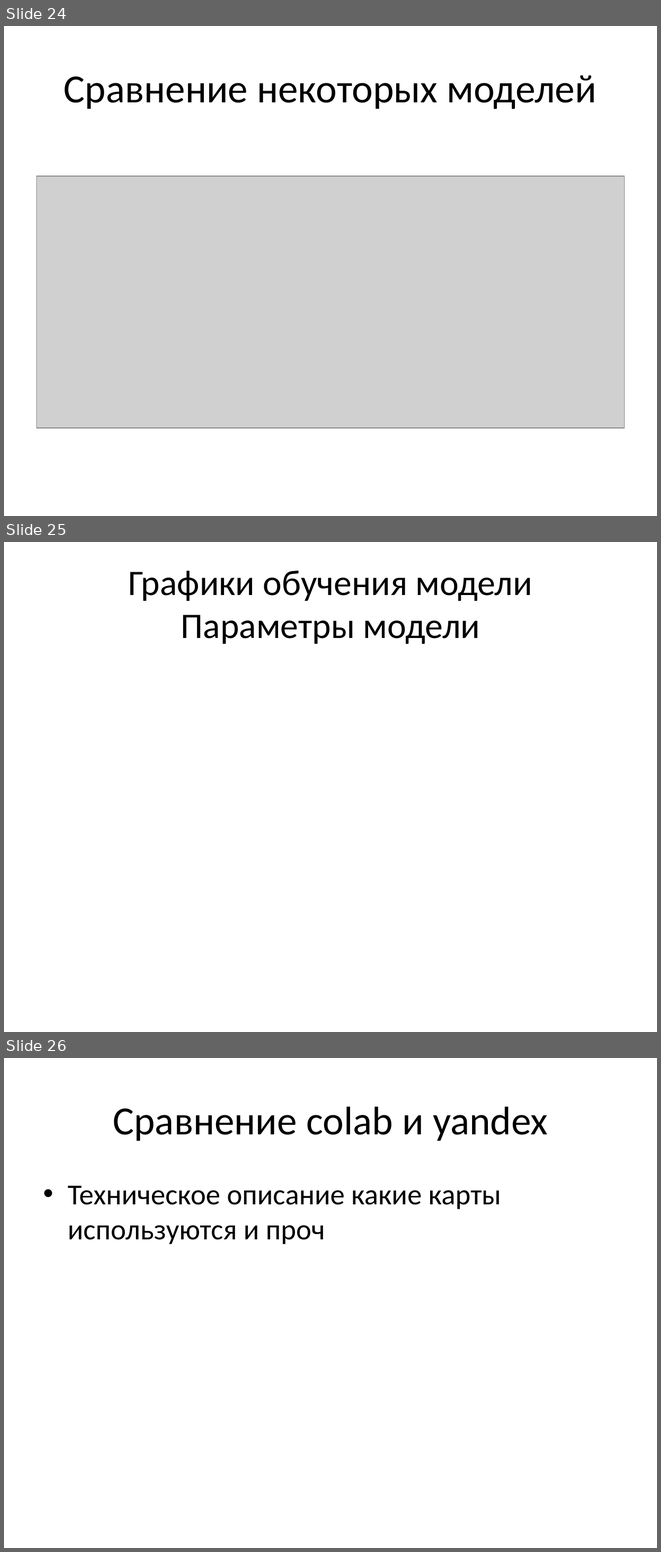
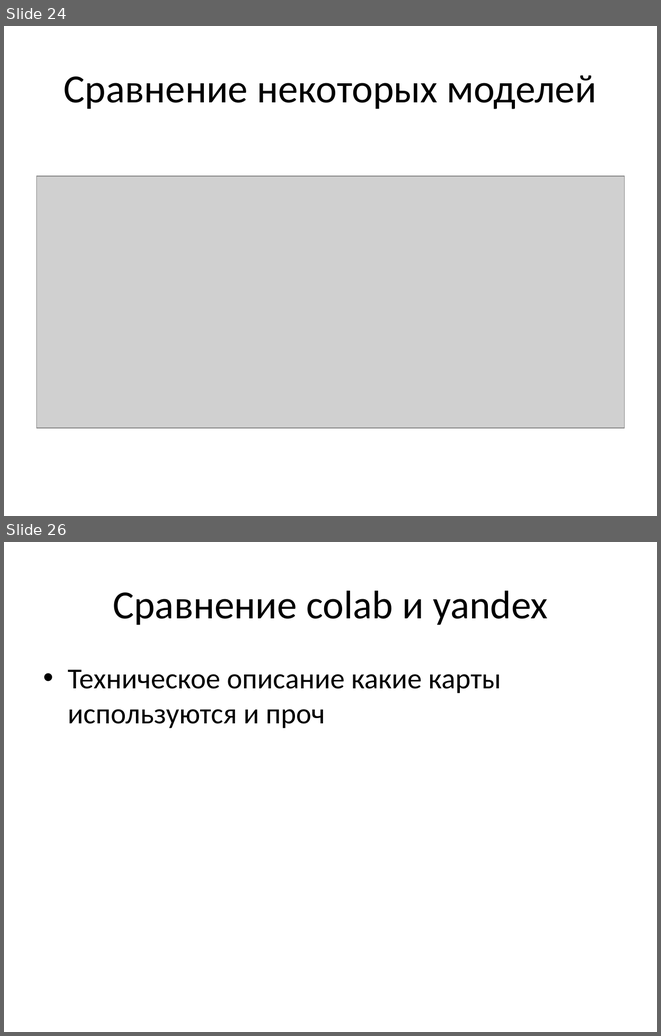
Before and after one commit to koshkit/VKR, a slide deck: slides.pptx. Shown one above the other, each under a label of ours: slides 24, 25 and 26 before the commit, slides 24 and 26 after it; the slides between them are not shown. The pictures are 661x1552 and 661x1036 pixels, drawn with LibreOffice and Linux fonts; fonts in the diff are those of the drawing; grey boxes stand for pictures. Boxes give left, top, right and bottom in pixels: in the first picture for what was removed or moved away, otherwise in the second. Text is boxed around its words. In the diff, an @@ line names an element or a change of style, - is before the commit and + after.

```diff
--- a/slides.pptx
+++ b/slides.pptx
@@ slide 25 removed at (x1=4, y1=542, x2=657, y2=1032), background #FFFFFF @@
@@ title removed at (x1=128, y1=571, x2=532, y2=644) @@
-Графики обучения модели
-Параметры модели
```
Also in this commit, not shown: 1 slide added, 1 other file.
